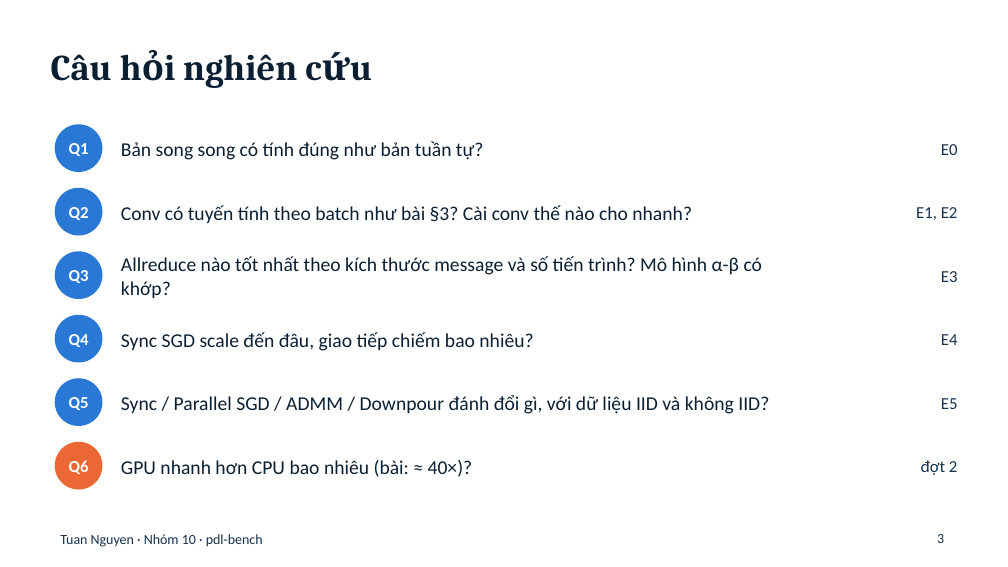
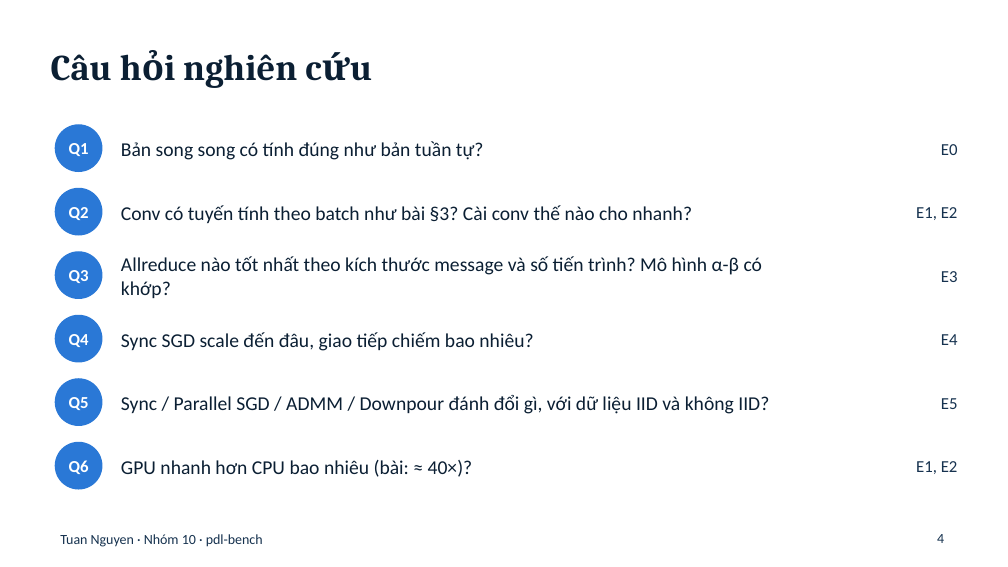
Before and after one commit to ducthinhh1002/High-Performance-Computing, a slide deck: slide 4 of tuannn/slides/tuannn-pdl-bench.pptx (slide 3 before the commit). Drawn at 1008x567 pixels with LibreOffice and Linux fonts; fonts in the diff are those of the drawing. Boxes give left, top, right and bottom in pixels: in the first picture for what was removed or moved away, otherwise in the second. Text is boxed around its words. In the diff, an @@ line names an element or a change of style, - is before the commit and + after.

Commit message:
Slide: thêm 9 slide đợt 2 (GPU, giao tiếp, scaling, lai, chiến lược, hai lỗi đo) và cập nhật slide cũ
Bảng đối chiếu bài báo, giới hạn và câu hỏi nghiên cứu cập nhật theo kết quả đợt 2. Hình đợt 2 là
ảnh từ report/figures. Bỏ các a:pPr lặp trong đoạn văn của file gốc.

```diff
--- a/tuannn/slides/tuannn-pdl-bench.pptx
+++ b/tuannn/slides/tuannn-pdl-bench.pptx
@@ ellipse at (55,443,102,489): fill #EB6834 to #2A78D6; outline #EB6834 1 pt to #2A78D6 1 pt @@
@@ text at (916,461,958,474): text changed @@
-đợt 2
+E1, E2
@@ page number at (937,534,944,543): text changed @@
-3
+4
```
Also in this commit, not shown: 10 other slides changed, 9 slides added.
